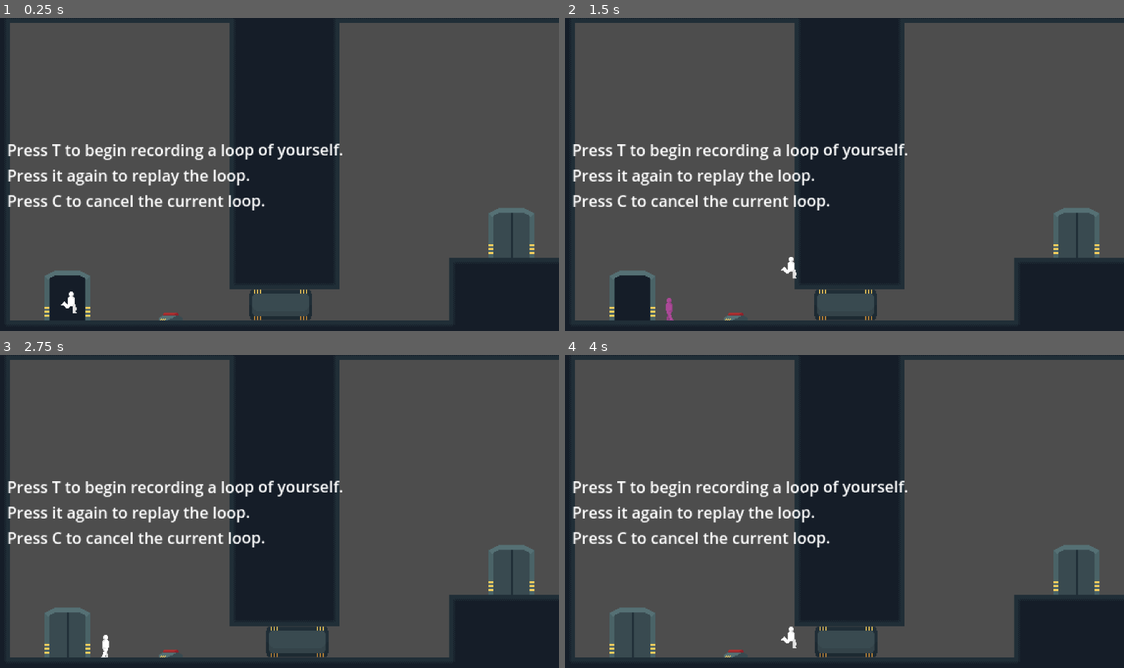
Above: before the commit, frames 1-4 (two rows, left to right).
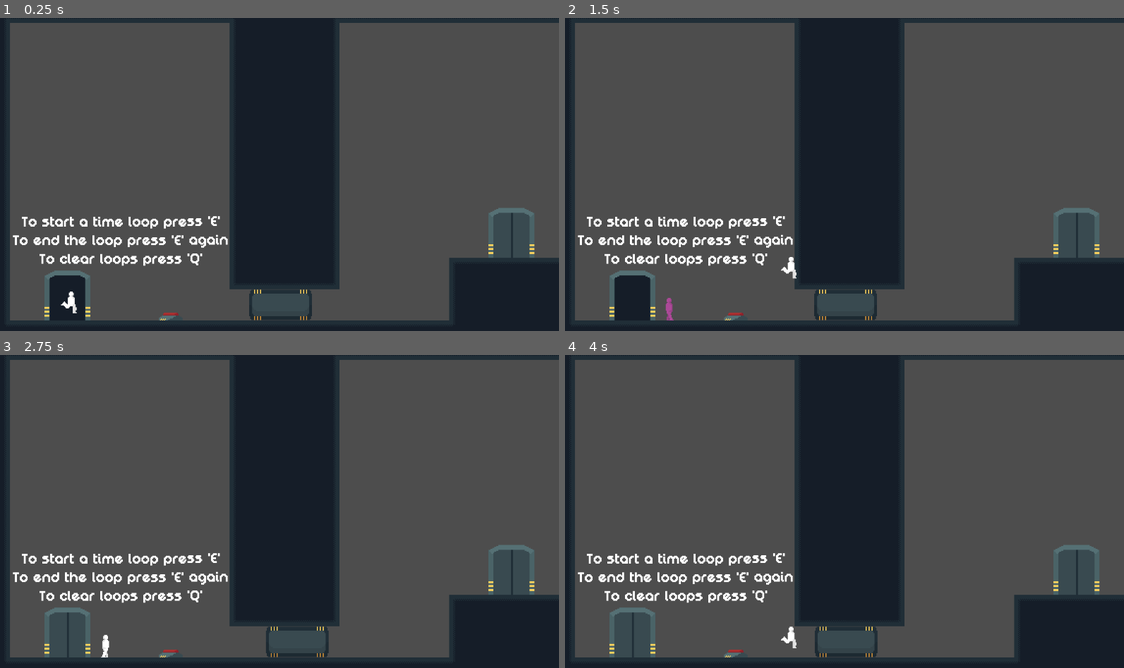
Above: after the commit, the same moments.

Repository: rafesholler/gmtk-2025
Game: Godot game, scene res://Levels/OneLoop/ButtonPress1/button_press1.tscn
Same seed, same stepped clock (60 frames per second), same inputs: the game is played once before the commit and once after it. This scene is started directly instead of the project's main scene.
Inputs (mouse positions are in pixels of both pictures, inside the frame that each line leads up to):
- Up to frame 1 (0.25 s): no input
- Up to frame 2 (1.5 s): tap T (record_with_player) at 0.5, 1.25 s; move the mouse to (967, 161) at 0.52 s; hold D (move_right) from 0.53 s (still down); tap E (pull) at 0.6 s; tap W (jump) at 0.77 s; move the mouse to (727, 193) at 1.27 s; tap F (change_loop) at 1.35 s
- Up to frame 3 (2.75 s): tap W (jump) at 1.52 s; tap E (pull) at 1.55, 2.3 s; tap T (record_with_player) at 2 s; move the mouse to (335, 442) at 2.02 s; release D (move_right) at 2.03 s; hold A (move_left) from 2.03 s (still down); tap C (delete_loop) at 2.1 s
- Up to frame 4 (4 s): tap T (record_with_player) at 2.75, 3.5 s; move the mouse to (810, 577) at 2.77 s; release A (move_left) at 2.78 s; hold D (move_right) from 2.78 s (still down); click (810, 577) at 2.85 s; tap W (jump) at 3.02, 3.77 s; tap E (pull) at 3.05, 3.6 s; move the mouse to (1012, 561) at 3.52 s

The runs differ from the first frame. In frame 1, 4.3% of the frame differs, in the area x 1-62%, y 40-80%; in frame 2, 4.3%; in frame 3, 4.3%; in frame 4, 4.3%.

Commit message:
SF and Level Labels

Diff:
--- a/Levels/OneLoop/BoxPush1/box_push1.tscn
+++ b/Levels/OneLoop/BoxPush1/box_push1.tscn
@@ -1,11 +1,15 @@
-[gd_scene load_steps=7 format=4 uid="uid://bbq0nmgoeoj8b"]
+[gd_scene load_steps=9 format=4 uid="uid://bbq0nmgoeoj8b"]
 
-[ext_resource type="Script" uid="uid://qu7xrytmskoy" path="res://Levels/OneLoop/BoxPush1/box_push_1.gd" id="1_kdcbu"]
+[ext_resource type="Script" path="res://Levels/OneLoop/BoxPush1/box_push_1.gd" id="1_kdcbu"]
 [ext_resource type="TileSet" uid="uid://c0fh2yuw37u4s" path="res://Environment/tileset.tres" id="1_ww2r1"]
 [ext_resource type="PackedScene" uid="uid://d0y011d078tou" path="res://Objects/Box/box.tscn" id="2_rasl1"]
 [ext_resource type="PackedScene" uid="uid://binoy2bpne3jf" path="res://Objects/Door/Door.tscn" id="3_c7llr"]
 [ext_resource type="PackedScene" uid="uid://cf2nbw1l4orcf" path="res://Player/player.tscn" id="3_d7hpl"]
+[ext_resource type="FontFile" uid="uid://cxibkck3y8243" path="res://Fonts/DigitalDisco.ttf" id="3_kdcbu"]
 [ext_resource type="PackedScene" uid="uid://cc4n2fr13d1eh" path="res://Objects/DudDoor/DudDoor.tscn" id="3_rcbx5"]
+
+[sub_resource type="LabelSettings" id="LabelSettings_l6ikx"]
+font = ExtResource("3_kdcbu")
 
 [node name="BoxPush1" type="Node2D"]
 script = ExtResource("1_kdcbu")
@@ -13,6 +17,16 @@
 [node name="TileMapLayer" type="TileMapLayer" parent="."]
 tile_map_data = PackedByteArray("AAAAAAMAAgACAAEAAAAAAAQAAgACAAEAAAAAAAUAAgACAAEAAAAAAAYAAgACAAEAAAAAAAcAAgACAAEAAAAAAA …(6496 unchanged characters)…
 tile_set = ExtResource("1_ww2r1")
+
+[node name="Label" type="Label" parent="."]
+offset_left = 97.0
+offset_top = 247.0
+offset_right = 425.0
+offset_bottom = 296.0
+text = "Boxes can be pushed and pulled.
+To pull boxes press 'W'"
+label_settings = SubResource("LabelSettings_l6ikx")
+horizontal_alignment = 1
 
 [node name="Box" parent="." instance=ExtResource("2_rasl1")]
 position = Vector2(210, 317)
@@ -37,11 +51,3 @@
 limit_left = 0
 limit_right = 580
 limit_bottom = 355
-
-[node name="Label" type="Label" parent="."]
-offset_left = 70.0
-offset_top = 193.0
-offset_right = 398.0
-offset_bottom = 242.0
-text = "Push boxes by running into them.
-Pick up and put down a nearby box with E."
--- a/Levels/OneLoop/ButtonPress1/button_press1.tscn
+++ b/Levels/OneLoop/ButtonPress1/button_press1.tscn
@@ -7,6 +7,10 @@
 [ext_resource type="PackedScene" uid="uid://dfhxr5g4l6gg" path="res://Objects/Platforms/slide_platform.tscn" id="4_mew3w"]
 [ext_resource type="PackedScene" uid="uid://cc4n2fr13d1eh" path="res://Objects/DudDoor/DudDoor.tscn" id="6_11oe6"]
 [ext_resource type="PackedScene" uid="uid://binoy2bpne3jf" path="res://Objects/Door/Door.tscn" id="7_kutsd"]
+[ext_resource type="FontFile" uid="uid://cxibkck3y8243" path="res://Fonts/DigitalDisco.ttf" id="8_rmpdo"]
+
+[sub_resource type="LabelSettings" id="LabelSettings_c2r3j"]
+font = ExtResource("8_rmpdo")
 
 [node name="ButtonPress" type="Node2D"]
 script = ExtResource("1_qj3qc")
@@ -42,14 +46,19 @@
 limit_bottom = 335
 
 [node name="Label" type="Label" parent="."]
-offset_left = 13.0
-offset_top = 134.0
-offset_right = 356.0
-offset_bottom = 209.0
+offset_left = -42.0
+offset_top = 212.0
+offset_right = 301.0
+offset_bottom = 323.0
 rotation = -0.00105435
-text = "Press T to begin recording a loop of yourself.
-Press it again to replay the loop.
-Press C to cancel the current loop."
+text = "To start a time loop press 'E'
+To end the loop press 'E' again
+To clear loops press 'Q'
+
+
+"
+label_settings = SubResource("LabelSettings_c2r3j")
+horizontal_alignment = 1
 
 [connection signal="just_pressed" from="Button" to="." method="_on_button_just_pressed"]
 [connection signal="just_unpressed" from="Button" to="." method="_on_button_just_unpressed"]
--- a/Levels/OneLoop/TeleportingBox/teleporting_box.tscn
+++ b/Levels/OneLoop/TeleportingBox/teleporting_box.tscn
@@ -6,6 +6,10 @@
 [ext_resource type="PackedScene" uid="uid://binoy2bpne3jf" path="res://Objects/Door/Door.tscn" id="3_4ugco"]
 [ext_resource type="PackedScene" uid="uid://cc4n2fr13d1eh" path="res://Objects/DudDoor/DudDoor.tscn" id="4_713of"]
 [ext_resource type="PackedScene" uid="uid://ce0fyafaupkhg" path="res://Objects/Box/heavy_box.tscn" id="4_as0xc"]
+[ext_resource type="FontFile" uid="uid://cxibkck3y8243" path="res://Fonts/DigitalDisco.ttf" id="7_3q7fa"]
+
+[sub_resource type="LabelSettings" id="LabelSettings_pvpbp"]
+font = ExtResource("7_3q7fa")
 
 [node name="TeleportingBox" type="Node2D"]
 script = ExtResource("1_gsoqe")
@@ -35,9 +39,20 @@
 scale = Vector2(2.25, 2.25)
 
 [node name="Label" type="Label" parent="."]
-offset_left = 34.0
-offset_top = 183.0
-offset_right = 368.0
-offset_bottom = 232.0
-text = "Left click objects to mark them for looping.
-Press R to record a loop without the player."
+anchors_preset = 8
+anchor_left = 0.5
+anchor_top = 0.5
+anchor_right = 0.5
+anchor_bottom = 0.5
+offset_left = 106.0
+offset_top = 218.0
+offset_right = 506.0
+offset_bottom = 272.0
+grow_horizontal = 2
+grow_vertical = 2
+size_flags_horizontal = 4
+text = "Clicking on an object will enter it into the time loop.
+
+"
+label_settings = SubResource("LabelSettings_pvpbp")
+horizontal_alignment = 1
Not shown, added: Audio/Sounds/AmbientBGSF.wav.import
Not shown, added: Audio/Sounds/BoxSF.wav.import
Not shown, added: Audio/Sounds/ButtonPressSF.wav.import
Not shown, added: Audio/Sounds/LazerBurnSF.wav.import
Not shown, added: Audio/Sounds/LeverSF.wav.import
Not shown, added: Audio/Sounds/PortalTransportSF.wav.import
Not shown, added: Audio/Sounds/SelectSF.wav.import
Not shown: 1 places in Levels/OneLoop/ButtonPress1/button_press1.tscn that only renumber resources
Not shown: 1 places in Levels/OneLoop/TeleportingBox/teleporting_box.tscn that only renumber resources
Not shown, added: Audio/Sounds/AmbientBGSF.wav
Not shown, added: Audio/Sounds/BoxSF.wav
Not shown, added: Audio/Sounds/ButtonPressSF.wav
(and 4 more such lines)
